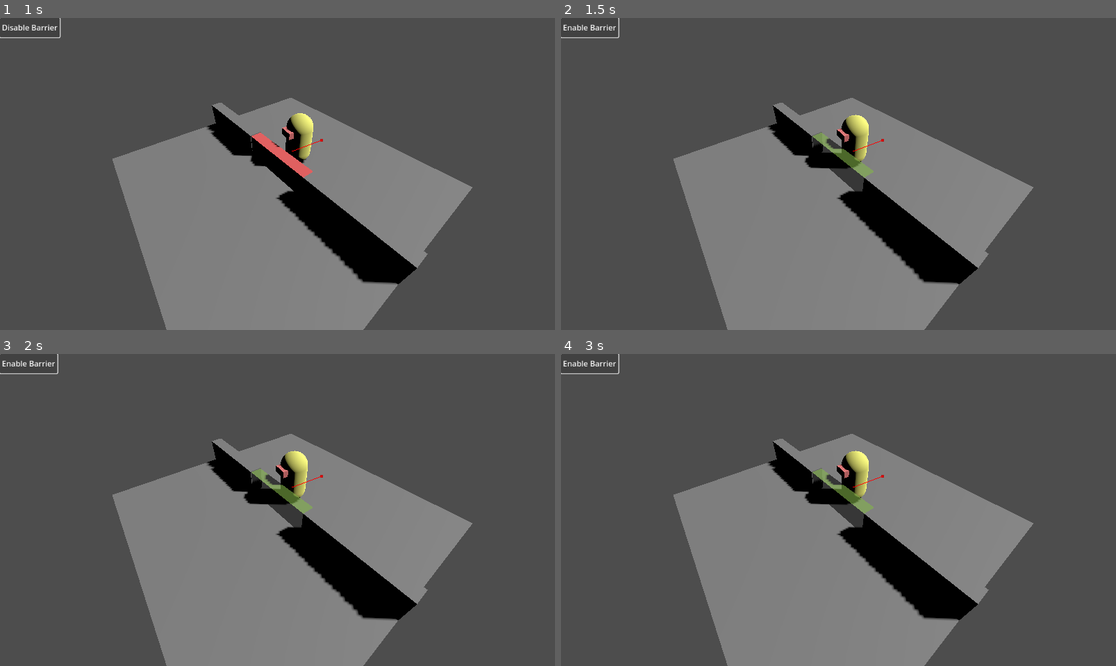
Above: before the commit, frames 1-4 (two rows, left to right).
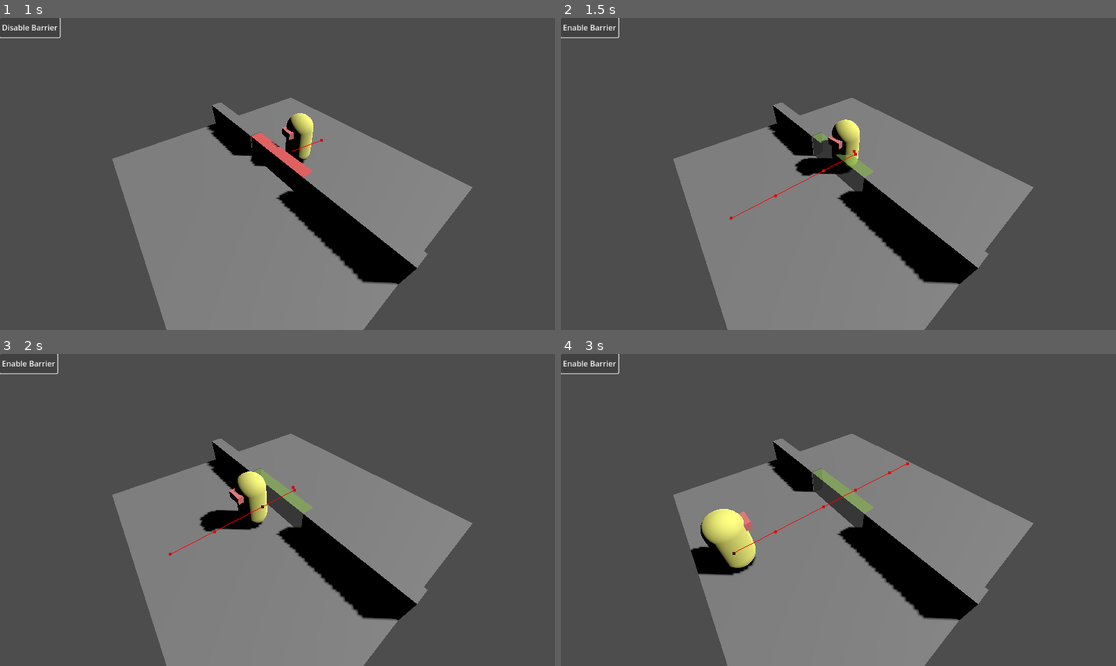
Above: after the commit, the same moments.

Repository: wjagodfrey/godot_4_2_beta1_navigation_link_toggle
Game: Godot game, scene res://main.tscn
Two runs of this game, one before a commit and one after it. Both use one fixed random seed, a clock stepped at 60 frames per second and the inputs below.
Inputs:
- Up to frame 1 (1 s): click "Enable Barrier" at 0.5 s
- Up to frame 2 (1.5 s): click "Disable Barrier" at 1.25 s
- Up to frame 3 (2 s): no input
- Up to frame 4 (3 s): click "Enable Barrier" at 2 s; click "Disable Barrier" at 2.75 s

Frame 1 is identical in both runs. In frame 2, 1.3% of the frame differs, in the area x 30-59%, y 30-65%; in frame 3, 2.3%; in frame 4, 3.1%, in the area x 23-63%, y 30-72%.

Commit message:
feat: Agent to continuously recalculate path if unable to reach target. Unoptimised.

Diff:
--- a/Agent.gd
+++ b/Agent.gd
@@ -44,6 +44,7 @@
 		!nav_agent.is_target_reachable()
 		and abs(nav_agent.get_final_position().x - global_position.x) < EPSILON
 	):
+		nav_agent.target_position = nav_agent.target_position
 		return
 
 	var target_pos_global = nav_agent.get_next_path_position()
